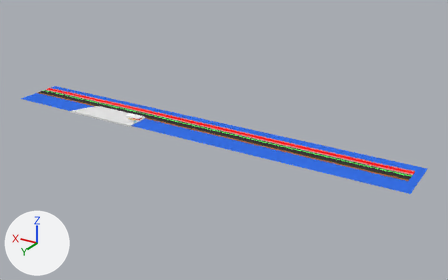
An edit to the Blender file Assets/boardwalkLayout.blend, drawn before and after from the same camera.
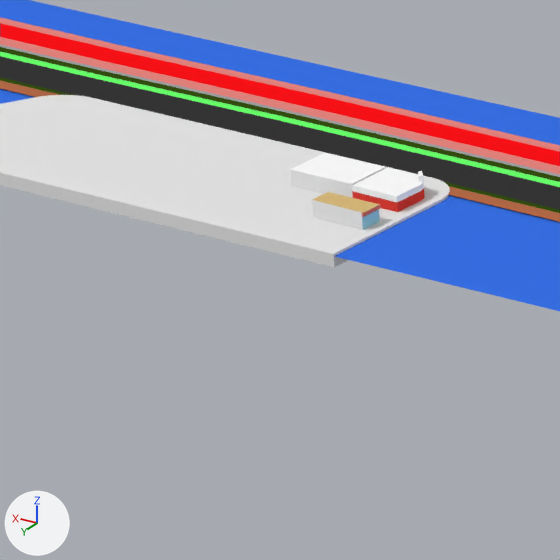
Each version is shown whole from a camera (50 mm lens) standing at (-14.03, 22.52, 10.96) and looking at (-0.27, -0.41, -0.5), then close up on the part from 20% to 35% of the width and 34% to 58% of the height. The lights are fixed; the arrows at lower left show +X, +Y and +Z.

The older version as bpy lines, for what is in view:
```python
me_plane_006 = bpy.data.meshes.new('Plane.006')
me_plane_006.from_pydata(...)  # 20 vertices, 18 faces; spans x -0.071..0.392, y 0.149..0.496, z 0.0..0.13
# faces by material slot: [9, 5, 4]
me_plane_006.materials.append(mat_baciwall)  # its picture is missing
me_plane_006.materials.append(mat_baciroof)  # its picture is missing
me_plane_006.materials.append(mat_bacifacade)  # its picture is missing
me_plane_011 = bpy.data.meshes.new('Plane.011')
me_plane_011.from_pydata(...)  # 20 vertices, 18 faces; spans x -0.073..0.073, y -0.165..0.166, z -0.105..0.068
me_plane_011.materials.append(mat_houseroof)  # brown #53220f
me_plane_012 = bpy.data.meshes.new('Plane.012')
me_plane_012.from_pydata(...)  # 16 vertices, 14 faces; spans x -0.209..0.18, y -0.082..0.077, z 0.012..0.143
# faces by material slot: [5, 1, 6, 2]
me_plane_012.materials.append(mat_francosign)  # red #e77c6a
me_plane_012.materials.append(mat_francofront)  # cyan #a2dbe7
me_plane_012.materials.append(mat_francowall)  # white #e7e7e7
me_plane_012.materials.append(mat_francoceiling)  # beige #daba7b
ob_b_baci = bpy.data.objects.new('B_Baci', me_plane_006)
ob_b_baci.location = (4.273, 0.196, -0.006)
ob_b_francos = bpy.data.objects.new('B_Francos', me_plane_012)
ob_b_francos.location = (4.053, 0.956, -0.016)
ob_b_house_01 = bpy.data.objects.new('B_House.01', me_plane_011)
ob_b_house_01.location = (4.94, 0.608, 0.138)
ob_b_house_01.hide_viewport = True
# also in view: 'B Block' at (5.68, 0.77, -0.02); 'SatMap' at (0.87, 0.15, 0.0); 'Street Layout' at (1.04, -0.15, 0.01); 'B_Luce' at (4.03, 0.53, 0.08)
```
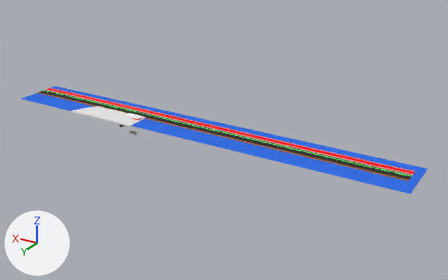
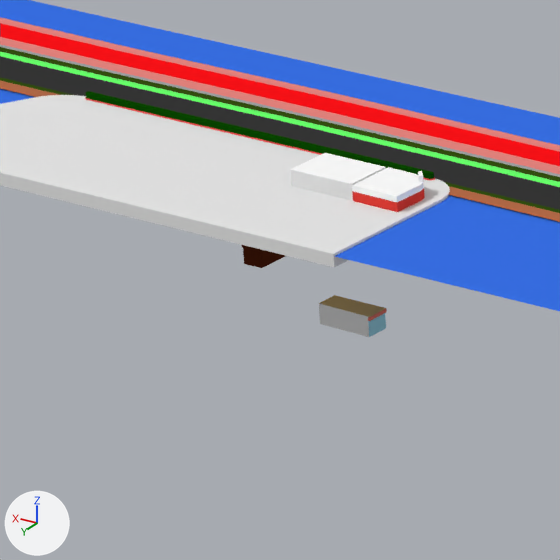
Where the change shows, as pixel boxes [x1, y1, x2, y2] in the close-ups (560 x 560 px):
```json
{"object": "B_Francos", "change": "moved", "before": [312, 192, 380, 230], "after": [319, 295, 387, 337]}
{"object": "Buffer", "change": "added", "after": [85, 91, 435, 181], "on screen": "green", "faces in mat_buffergreen (its picture is missing)": [86, 91, 434, 179], "faces in mat_bufferbase (its picture is missing)": [85, 97, 435, 181]}
{"object": "B_House.01", "change": "shown", "after": [242, 245, 285, 268]}
```

Edits to the scene script, one JSON object a line:
```json
{"op": "add", "block": "mat_bufferbase", "code": ["mat_bufferbase = diffuse_material('BufferBase')", "mat_bufferbase.base_color = (0.8, 0.0805, 0.0805)  # red #e75050"]}
{"op": "add", "block": "mat_buffergreen", "code": ["mat_buffergreen = diffuse_material('BufferGreen')", "mat_buffergreen.base_color = (0.0027, 0.0637, 0.0)  # dark green #094700"]}
{"op": "add", "block": "me_plane_014", "code": ["me_plane_014 = bpy.data.meshes.new('Plane.014')", "me_plane_014.from_pydata(...)  # 72 vertices, 56 faces; spans x -1.41..1.32, y -0.07..-0.01, z 0.0..0.08", "# faces by material slot: [37, 19]", "me_plane_014.materials.append(mat_bufferbase)  # its picture is missing", "me_plane_014.materials.append(mat_buffergreen)  # its picture is missing"]}
{"op": "set", "path": "ob_b_francos.location", "old": "(4.053, 0.956, -0.016)", "new": "(4.053, 0.956, -0.671)"}
{"op": "remove", "block": "ob_b_house_01", "code": "ob_b_house_01.hide_viewport = True"}
{"op": "set", "path": "ob_b_house_01.location", "old": "(4.94, 0.608, 0.138)", "new": "(4.94, 0.608, -0.42)"}
{"op": "add", "block": "ob_buffer", "code": ["ob_buffer = bpy.data.objects.new('Buffer', me_plane_014)", "ob_buffer.location = (5.412, 0.21, -0.018)"]}
```
